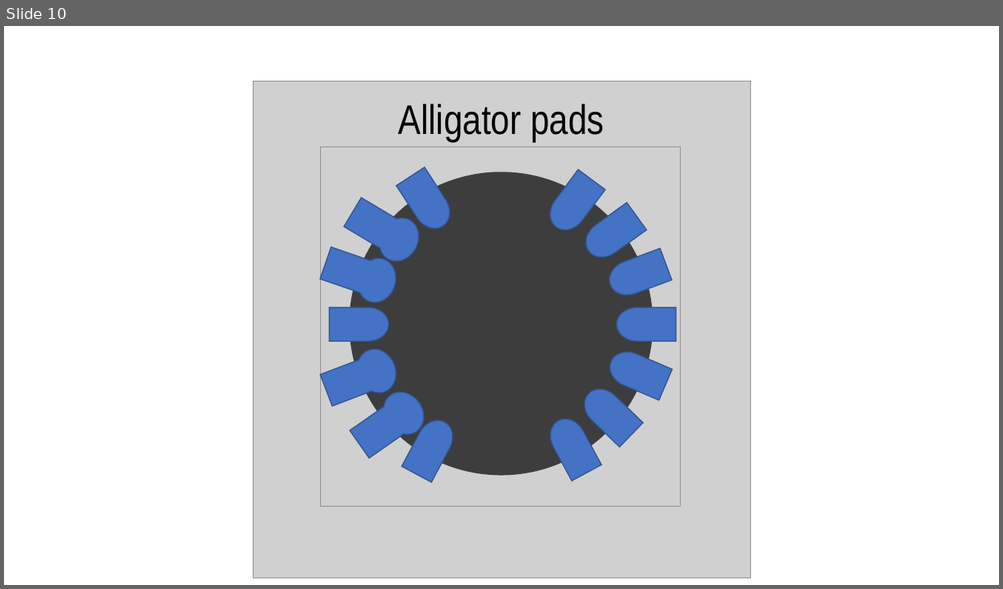
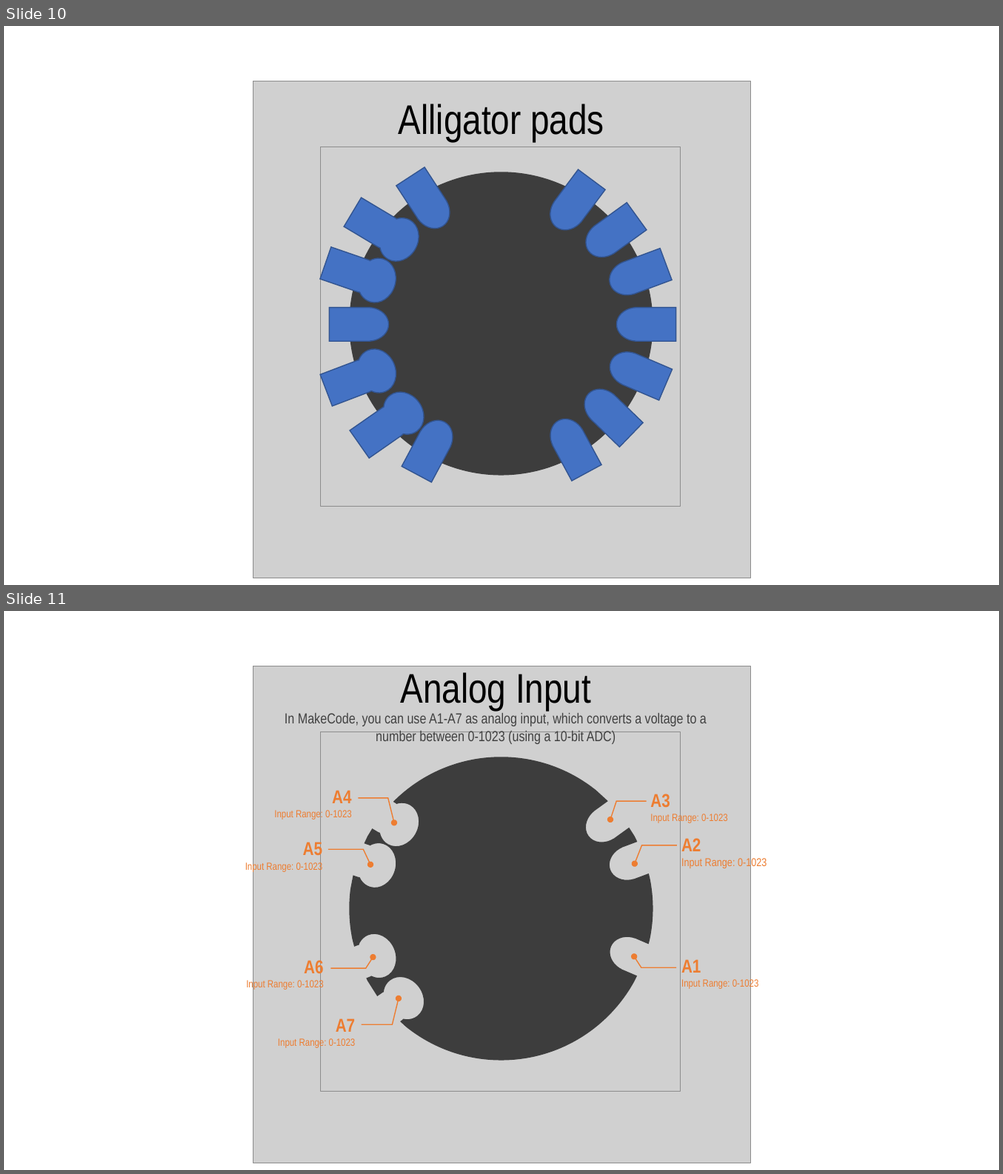
Before and after one commit to makeabilitylab/physcomp-assets, a slide deck: cpx/CPX.pptx. Shown one above the other, each under a label of ours: slide 10 before the commit, slides 10 and 11 after it. The pictures are 1003x589 and 1003x1174 pixels, drawn with LibreOffice and Linux fonts; fonts in the diff are those of the drawing; grey boxes stand for pictures; background and template pictures are left out. Boxes give left, top, right and bottom in pixels: in the first picture for what was removed or moved away, otherwise in the second. Text is boxed around its words. In the diff, an @@ line names an element or a change of style, - is before the commit and + after.

```diff
--- a/cpx/CPX.pptx
+++ b/cpx/CPX.pptx
@@ slide 11 added at <box>4,611,999,1170</box>, background #FFFFFF @@
@@ picture added at <box>253,667,751,1164</box> @@
@@ text added at <box>401,672,591,710</box>, 40 pt, text #000000 @@
+Analog Input
@@ text added at <box>284,713,706,744</box>, 14 pt, text #404040 @@
+In MakeCode, you can use A1-A7 as analog input, which converts a voltage to a number between 0-1023 (using a 10-bit ADC)
@@ picture added at <box>320,732,680,1091</box> @@
@@ freeform shape added at <box>350,758,653,1061</box>, fill #000000 at 70% opacity @@
@@ text added at <box>274,790,352,820</box>, 10 pt, text #ED7D31 @@
+A4
+Input Range: 0-1023
@@ group added at <box>328,798,398,1025</box>: 4 freeform shapes @@
@@ freeform shape added at <box>611,801,646,820</box>, outline #ED7D31 1 pt @@
@@ text added at <box>650,794,728,824</box>, 10 pt, text #ED7D31 @@
+A3
+Input Range: 0-1023
@@ text added at <box>245,840,323,872</box>, 10 pt, text #ED7D31 @@
+A5
+Input Range: 0-1023
@@ freeform shape added at <box>634,846,677,864</box>, outline #ED7D31 1 pt @@
@@ text added at <box>681,838,766,869</box>, 11 pt, text #ED7D31 @@
+A2
+Input Range: 0-1023
@@ text added at <box>246,959,324,991</box>, 10 pt, text #ED7D31 @@
+A6
+Input Range: 0-1023
@@ freeform shape added at <box>634,957,676,968</box>, outline #ED7D31 1 pt @@
@@ text added at <box>681,960,759,990</box>, 10 pt, text #ED7D31 @@
+A1
+Input Range: 0-1023
@@ text added at <box>278,1019,356,1049</box>, 10 pt, text #ED7D31 @@
+A7
+Input Range: 0-1023
```
Also in this commit, not shown: 1 slide changed, 8 other files.
